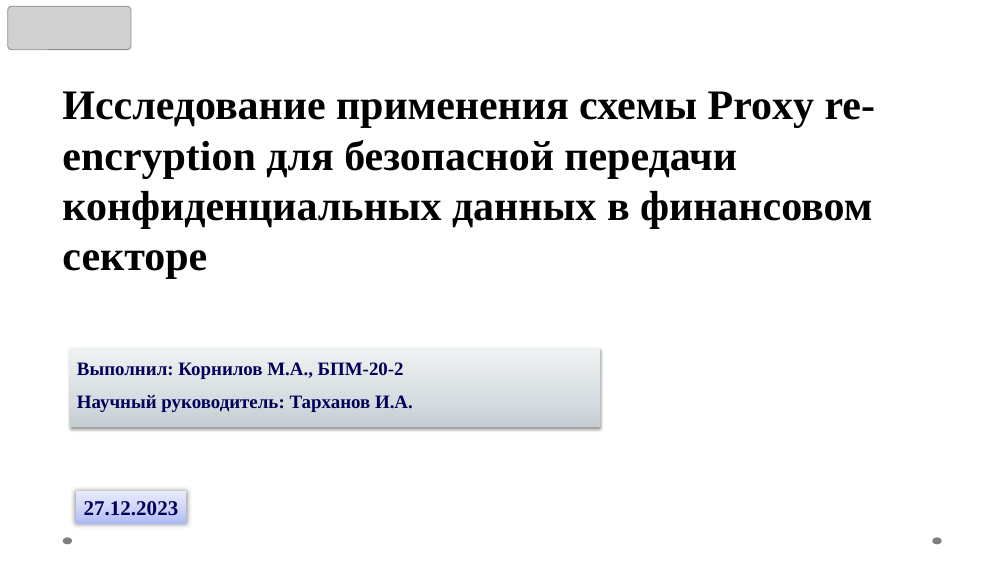
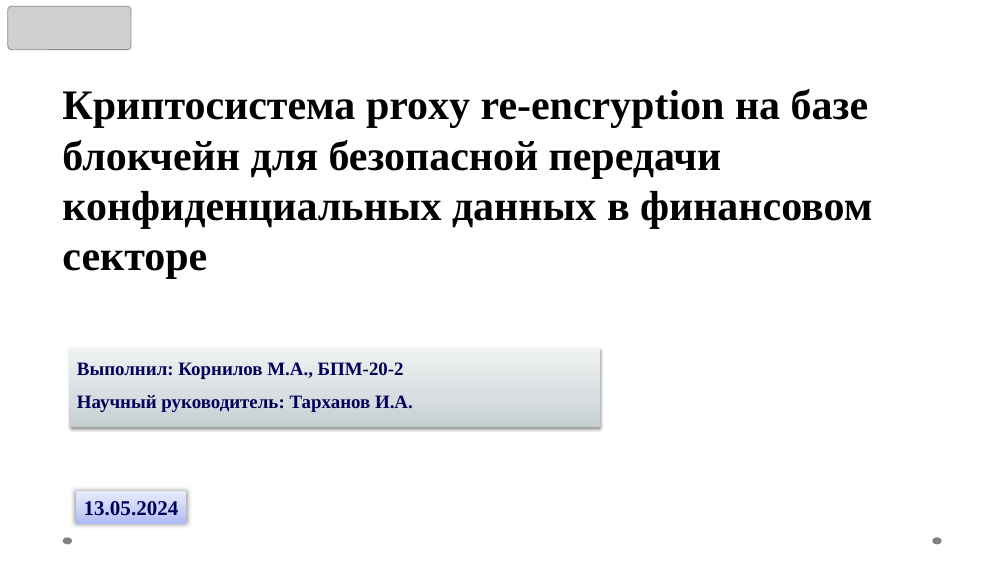
Before and after one commit to mikeezq/pre-system, a slide deck: slide 1 of docs/Книр_КорниловМ.А..pptx. Drawn at 1008x567 pixels with LibreOffice and Linux fonts; fonts in the diff are those of the drawing; grey boxes stand for pictures; background and template pictures are left out. Boxes give left, top, right and bottom in pixels: in the first picture for what was removed or moved away, otherwise in the second. Text is boxed around its words. In the diff, an @@ line names an element or a change of style, - is before the commit and + after.

```diff
--- a/docs/Книр_КорниловМ.А..pptx
+++ b/docs/Книр_КорниловМ.А..pptx
@@ title at [62,89,872,278]: text changed @@
-Исследование применения схемы Proxy re-encryption для безопасной передачи конфиденциальных данных в финансовом секторе
+Криптосистема proxy re-encryption на базе блокчейн для безопасной передачи конфиденциальных данных в финансовом секторе
@@ text in rectangle at [84,501,179,516]: text changed @@
-27.12.2023
+13.05.2024
```
Also in this commit, not shown: 7 other slides changed, 6 slides added, 7 other files.
